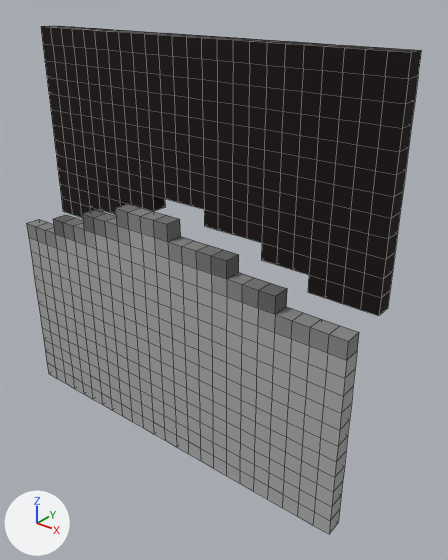
The OBJ model WindingTale2/Assets/Resources/Shapes/Shapes_30/Shape_30_126.obj as it was, and as the next commit left it.
The view is the same before and after, from a 50 mm lens placed at (2.26, -2.62, 1.46), pointed at (0.23, -0.08, -0.11). Lighting does not change. The marker at lower left points along +X, +Y and +Z. The older version comes first. Mesh edges are drawn as thin lines. Where no turn or scale is listed for an object, it has been applied to the vertices. Vertices at exactly the same position are counted once.

The scene before the commit, as lines of its bpy script (objects in view):
```python
me_shape_30_126 = bpy.data.meshes.new('Shape_30_126')
me_shape_30_126.from_pydata(...)  # 1312 vertices, 1308 faces; spans x -1.2..1.2, y -0.4..0.0, z -1.2..1.2
me_shape_30_126.materials.append(mat_palette)  # picture img_shape_30_126_png
ob_shape_30_126 = bpy.data.objects.new('Shape_30_126', me_shape_30_126)
ob_shape_30_126.location = (0.0, 0.0, 0.0)
```
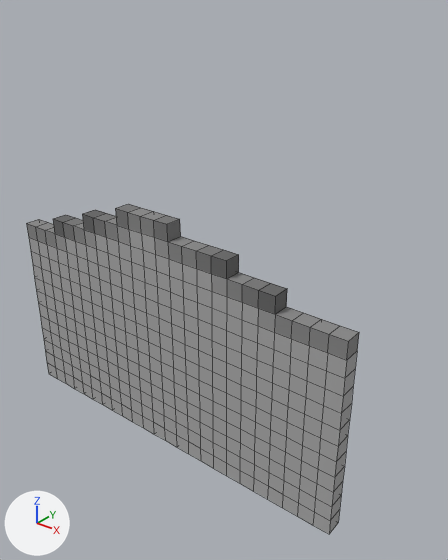
The newer file is also turned or shifted as a whole; pictures and numbers use the older file's frame.

The change, as a diff of the scene's bpy script:
```diff
--- a/WindingTale2/Assets/Resources/Shapes/Shapes_30/Shape_30_126.obj.py
+++ b/WindingTale2/Assets/Resources/Shapes/Shapes_30/Shape_30_126.obj.py
@@ me_shape_30_126 @@
 # used by ob_shape_30_126; location = (0.0, 0.0, 0.0)
-me_shape_30_126.from_pydata(...)  # 1312 vertices, 1308 faces; spans x -1.2..1.2, y -0.4..0.0, z -1.2..1.2
+me_shape_30_126.from_pydata(...)  # 720 vertices, 718 faces; spans x -1.2..1.2, y -0.4..-0.3, z -1.2..0.3
+# me_shape_30_126 part 1: the loose piece of 592 vertices spanning x -1.2..1.2, y -0.1..0.0, z 0.0..1.2 is deleted
 me_shape_30_126.materials.append(mat_palette)
```

Location of each change, (x1, y1, x2, y2) in pixels of the pictures (448 x 560 px):
'Shape_30_126', reshaped (16% narrower, 35% shorter)
    before: (27, 26, 422, 534)
    after: (27, 204, 359, 534)
part 1 of me_shape_30_126, deleted
    before: (41, 26, 422, 316)
